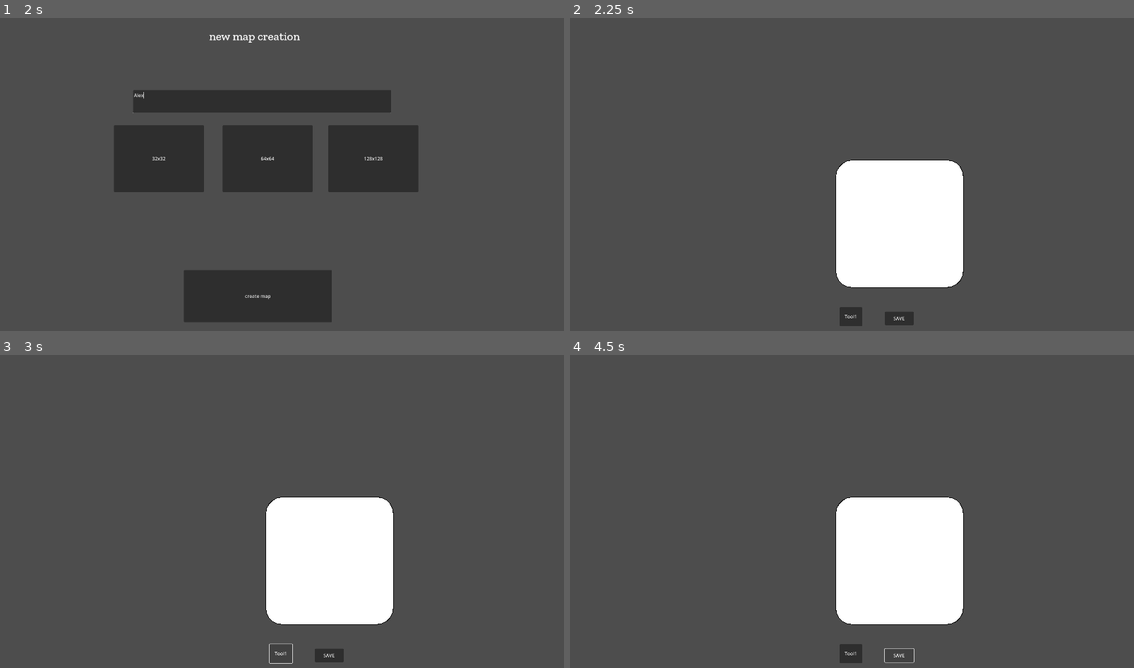
Above: before the commit, frames 1-4 (two rows, left to right).
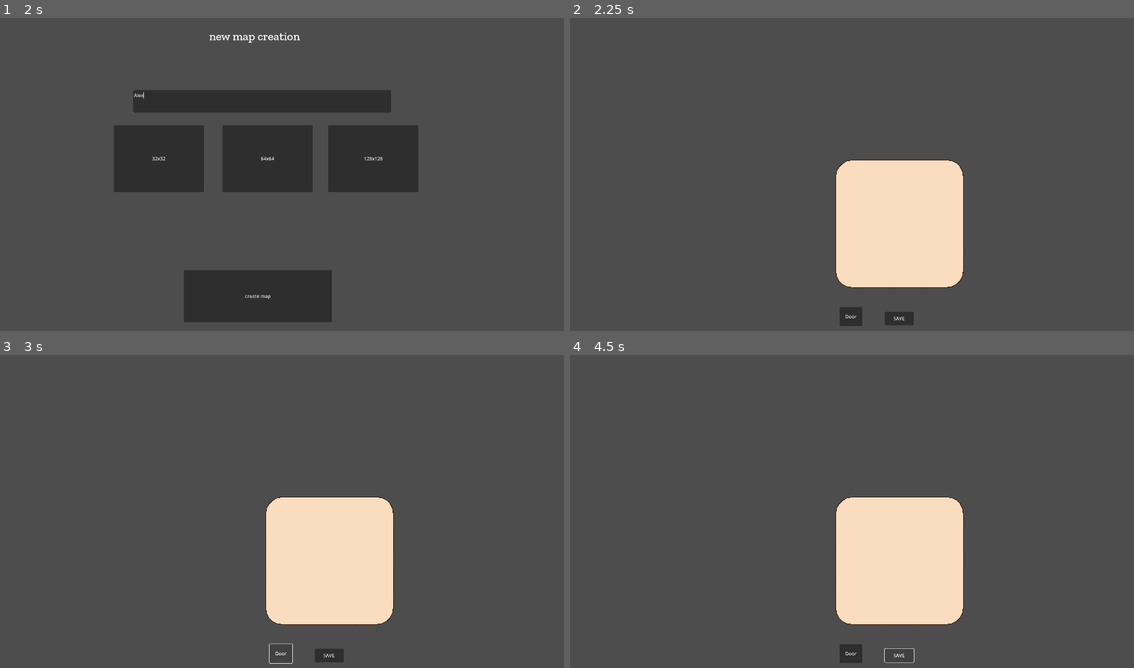
Above: after the commit, the same moments.

Repository: Willeujeans/mapIdea
Game: Godot game, scene res://Scenes/shell.tscn
The game is run twice, just before and just after one commit, with the same random seed, the same clock (stepped at 60 frames per second) and the same inputs.
Inputs (mouse positions are in pixels of both pictures, inside the frame that each line leads up to):
- Up to frame 1 (2 s): click "+" at 0.5 s; click (259, 102) at 1.27 s; type "Alex" at 1.35 s
- Up to frame 2 (2.25 s): click "create map" at 2 s
- Up to frame 3 (3 s): click (282, 652) at 2.75 s, where only the run before the commit has a clickable "Tool1"
- Up to frame 4 (4.5 s): click (852, 652) at 3.5 s, where only the run after the commit has a clickable "Door"; click "SAVE" at 4.25 s

Frame 1 is identical in both runs. In frame 2, 9.2% of the frame differs, in the area x 47-70%, y 45-96%; in frame 3, 9.2%; in frame 4, 9.2%.
Error in both runs: Attempt to call function 'list_dir_begin' in base 'null instance' on a null instance. (res://Scripts/s_directoryScanner.gd:6)

Commit message:
changed colors

Diff:
--- a/Scenes/RandomRotate.gd
+++ /dev/null
@@ -1,33 +0,0 @@
-extends MeshInstance3D
-var rng = RandomNumberGenerator.new()
-var my_random_number
-var originalScale
-var canGo = false
-func _ready():
-	originalScale = scale
-	var my_random_number = rng.randf_range(.05, 1)
-	await get_tree().create_timer(my_random_number).timeout
-	canGo = true
-
-func _process(delta):
-	if canGo:
-		if scale.x == originalScale.x:
-			scale.x += 0.02
-			scale.z += 0.02
-		if scale.x == originalScale.x+0.05:
-			scale.x -= 0.02
-			scale.z -= 0.02
-		shaking(delta)
-
-var is_right = true
-var intensity = 0.01
-
-func shaking(delta):
-	if(is_right):
-		rotation.y += sin(delta*intensity)
-	else:
-		rotation.y -= sin(delta*intensity)
-	if rotation.y < -0.01:
-		is_right = true
-	if rotation.y > 0.01:
-		is_right = false
--- a/Scenes/block.tscn
+++ b/Scenes/block.tscn
@@ -2,7 +2,7 @@
 
 [ext_resource type="Script" path="res://Scripts/s_block.gd" id="1_e4g4i"]
 [ext_resource type="ArrayMesh" uid="uid://c7e1k4hwmptx1" path="res://models/regular.obj" id="2_acrrp"]
-[ext_resource type="Shader" path="res://Scenes/terrain.gdshader" id="3_s7o80"]
+[ext_resource type="Shader" path="res://materials/terrain.gdshader" id="3_br63c"]
 [ext_resource type="Shader" path="res://materials/block.gdshader" id="4_odu8t"]
 [ext_resource type="Material" uid="uid://dm8vjcukgkbar" path="res://materials/boldLine.tres" id="4_s3jrs"]
 
@@ -10,7 +10,7 @@
 
 [sub_resource type="ShaderMaterial" id="ShaderMaterial_p4dm3"]
 render_priority = 0
-shader = ExtResource("3_s7o80")
+shader = ExtResource("3_br63c")
 
 [sub_resource type="ShaderMaterial" id="ShaderMaterial_p4kn5"]
 render_priority = 0
@@ -35,7 +35,7 @@
 surface_material_override/0 = SubResource("ShaderMaterial_p4dm3")
 
 [node name="MeshInstance3DMove" type="MeshInstance3D" parent="."]
-transform = Transform3D(0.525, 0, 0, 0, 0.02, 0, 0, 0, 0.525, 2.08165e-12, -0.498, 2.08165e-12)
+transform = Transform3D(0.526, 0, 0, 0, 0.02, 0, 0, 0, 0.526, 2.08165e-12, -0.498, 2.08165e-12)
 mesh = ExtResource("2_acrrp")
 skeleton = NodePath("../MeshInstance3D")
 surface_material_override/0 = SubResource("ShaderMaterial_p4kn5")
--- a/Scenes/player.tscn
+++ b/Scenes/player.tscn
@@ -26,13 +26,13 @@
 grow_vertical = 0
 script = ExtResource("2_pjc2v")
 
-[node name="ToolButton" type="Button" parent="playerCamera/Control"]
+[node name="DoorButton" type="Button" parent="playerCamera/Control"]
 layout_mode = 0
 offset_left = 916.0
 offset_top = 49.0
 offset_right = 993.0
 offset_bottom = 113.0
-text = "Tool1"
+text = "Door"
 
 [node name="saveButton" type="Button" parent="playerCamera/Control"]
 layout_mode = 0
@@ -44,9 +44,9 @@
 
 [connection signal="mouse_entered" from="playerCamera/Control" to="playerCamera/Control" method="_on_mouse_entered"]
 [connection signal="mouse_exited" from="playerCamera/Control" to="playerCamera/Control" method="_on_mouse_exited"]
-[connection signal="mouse_entered" from="playerCamera/Control/ToolButton" to="playerCamera/Control" method="_on_tool_button_mouse_entered"]
-[connection signal="mouse_exited" from="playerCamera/Control/ToolButton" to="playerCamera/Control" method="_on_tool_button_mouse_exited"]
-[connection signal="pressed" from="playerCamera/Control/ToolButton" to="playerCamera/Control" method="_on_tool_button_pressed"]
+[connection signal="mouse_entered" from="playerCamera/Control/DoorButton" to="playerCamera/Control" method="_on_door_button_mouse_entered"]
+[connection signal="mouse_exited" from="playerCamera/Control/DoorButton" to="playerCamera/Control" method="_on_door_button_mouse_exited"]
+[connection signal="pressed" from="playerCamera/Control/DoorButton" to="playerCamera/Control" method="_on_door_button_pressed"]
 [connection signal="mouse_entered" from="playerCamera/Control/saveButton" to="playerCamera/Control" method="_on_save_button_mouse_entered"]
 [connection signal="mouse_exited" from="playerCamera/Control/saveButton" to="playerCamera/Control" method="_on_save_button_mouse_exited"]
 [connection signal="pressed" from="playerCamera/Control/saveButton" to="playerCamera/Control" method="_on_save_button_pressed"]
--- a/Scripts/s_block.gd
+++ b/Scripts/s_block.gd
@@ -1,9 +1,10 @@
 extends Node3D
 var mapLocation = Vector3(0,0,0)
 var terrainType = "b"
-
+@onready var door = load("res://models/door.obj")
+var change = 0.05
 func _ready():
-	var colorBasedOnHeight = Color(0.9-mapLocation.y*0.1,0.9-mapLocation.y*0.1,0.9-mapLocation.y*0.1,1)
+	var colorBasedOnHeight = Color(0.75-(mapLocation.y*change-0.1),0.75-mapLocation.y*change,0.65-mapLocation.y*change,1)
 	set_Color(colorBasedOnHeight)
 
 func set_TerrainType(in_terrain):
--- a/Scripts/s_map.gd
+++ b/Scripts/s_map.gd
@@ -6,7 +6,7 @@
 var scaleForCubes = Vector3(0.5,0.5,0.5)
 var currentHeight = 0
 var matrix = []
-var currentTerrain = "w"
+var currentTerrain = "d"
 var currentShape = 0
 @onready var allSides = load("res://models/allSides.obj")
 @onready var bottom = load("res://models/bottom.obj")
@@ -75,7 +75,6 @@
 		newMapBlock.position = Vector3(myLocation.x,myLocation.y,myLocation.z)
 		add_child(newMapBlock)
 		checkFourNeighbors(newMapBlock.mapLocation, [], true)
-		#checkForLower(newMapBlock.mapLocation)
 
 #Given a square it will be removed, and the location will be set to null
 func destroySquare(squareToBeDestroyed):
--- a/Scripts/s_mapControls.gd
+++ b/Scripts/s_mapControls.gd
@@ -6,12 +6,9 @@
 	print("map controls loaded")
 
 
-func _on_tool_button_pressed():
-	var map = get_tree().current_scene.get_node("map")
-	if map.currentShape == 1:
-		map.currentShape = 0
-	else:
-		map.currentShape = 1
+func _on_door_button_pressed():
+	var map = shell.get_node("container").get_node("mapWorld").get_node("mapManager")
+	map.currentTerrain = "e"
 
 func _on_mouse_entered():
 	shell.get_node("tmp").UIlock = true
@@ -27,12 +24,12 @@
 	shell.get_node("container").get_node("mapWorld").get_node("mapManager").saveCurrentMap()
 
 
-func _on_tool_button_mouse_entered():
+func _on_door_button_mouse_entered():
 	shell.get_node("tmp").UIlock = true
 	print(shell.get_node("tmp").UIlock)
 
 
-func _on_tool_button_mouse_exited():
+func _on_door_button_mouse_exited():
 	shell.get_node("tmp").UIlock = false
 	print(shell.get_node("tmp").UIlock)
 
--- a/materials/block.gdshader
+++ b/materials/block.gdshader
@@ -37,10 +37,11 @@
 }
 const float adjustment = 0.01;
 const float speed = 0.2;
+
 void fragment(){
 //	ALBEDO = vec3(cnoise(UV*14.0));
 	vec3 guy = vec3(cnoise(TIME*speed+UV*20.0));
 	ALBEDO = guy;
 	ALPHA = guy.r+adjustment/guy.g/guy.b;
-	ALBEDO = vec3(0,0,0);
+	ALBEDO = vec3(0.2,0.1,0.0);
 }
--- a/materials/boldLine.tres
+++ b/materials/boldLine.tres
@@ -1,4 +1,4 @@
 [gd_resource type="StandardMaterial3D" format=3 uid="uid://dm8vjcukgkbar"]
 
 [resource]
-albedo_color = Color(0, 0, 0, 1)
+albedo_color = Color(0.203922, 0.117647, 0, 1)
--- /dev/null
+++ b/materials/terrain.gdshader
@@ -0,0 +1,9 @@
+shader_type spatial;
+//we want the edges to have little circles that get smaller as they reach the center
+//The shading is dependent on the neighbors of this block
+
+//Top should be a texture, of whichever material it is
+
+void fragment() {
+	ALPHA = 0.0;
+}
Not shown, added: models/door.obj
Not shown, added: models/door.obj.import
Not shown, changed: SavedData/edgeTest.md
